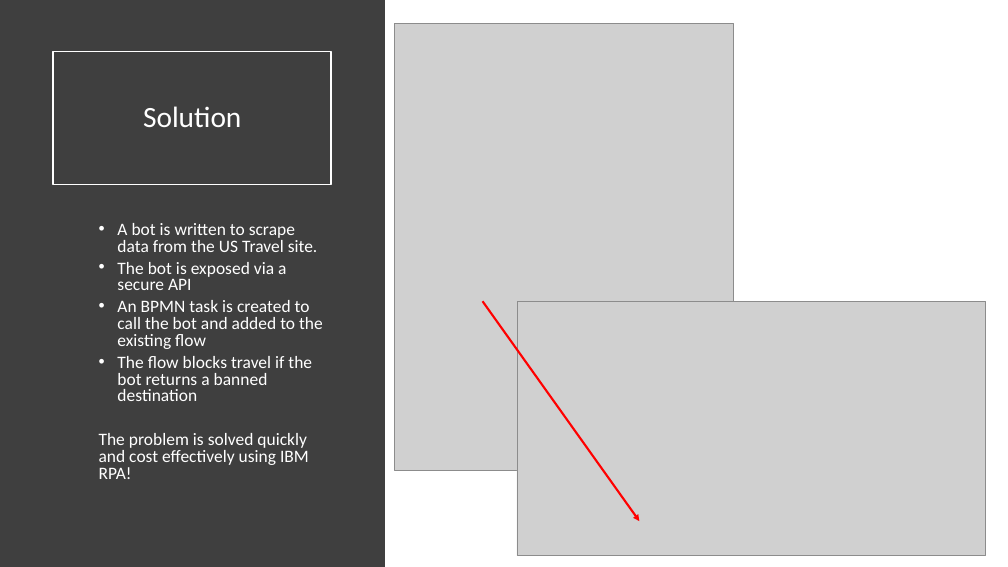
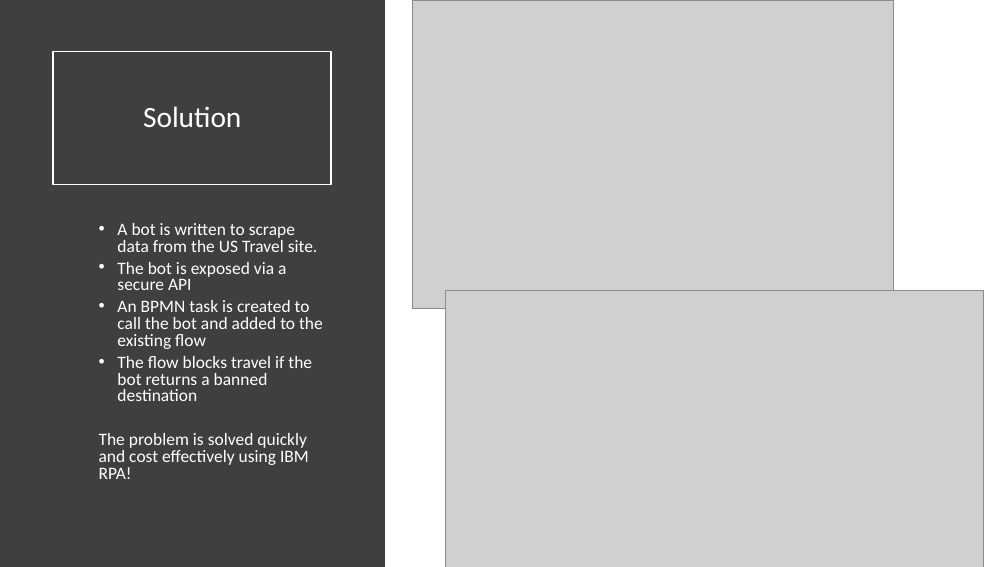
Before and after one commit to ncrowther/travelBooking, a slide deck: slide 3 of basic/docs/AutomationRecipes Bot Orchestration with IBM RPA and PAM.pptx. Drawn at 1008x567 pixels with LibreOffice and Linux fonts; fonts in the diff are those of the drawing; grey boxes stand for pictures. Boxes give left, top, right and bottom in pixels: in the first picture for what was removed or moved away, otherwise in the second. Text is boxed around its words. In the diff, an @@ line names an element or a change of style, - is before the commit and + after.

```diff
--- a/basic/docs/AutomationRecipes Bot Orchestration with IBM RPA and PAM.pptx
+++ b/basic/docs/AutomationRecipes Bot Orchestration with IBM RPA and PAM.pptx
@@ picture removed at box(395, 23, 734, 471) @@
@@ picture added at box(413, 0, 894, 309) @@
@@ picture: place and size @@
-picture at box(517, 301, 986, 555)
+picture at box(446, 291, 985, 567)
@@ arrow removed from (482, 301) to (640, 521) @@
```
Also in this commit, not shown: 2 other slides changed, 1 other file.
